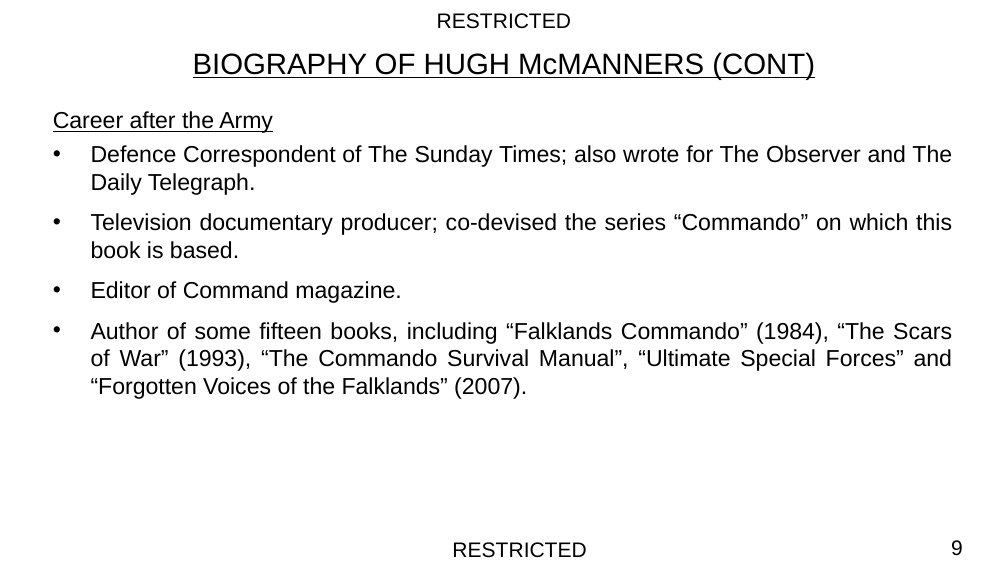
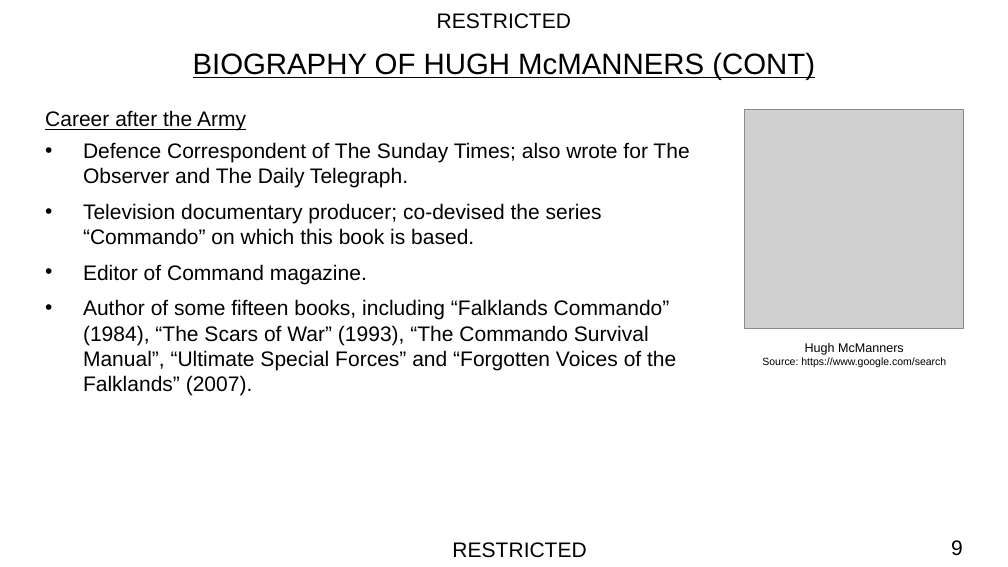
Before and after one commit to kwesijohnson25-star/Comfort-Osei, a slide deck: slide 9 of PPT_Review_of_Commando_Winning_the_Green_Beret.pptx. Drawn at 1008x567 pixels with LibreOffice and Linux fonts; fonts in the diff are those of the drawing; grey boxes stand for pictures; background and template pictures are left out. Boxes give left, top, right and bottom in pixels: in the first picture for what was removed or moved away, otherwise in the second. Text is boxed around its words. In the diff, an @@ line names an element or a change of style, - is before the commit and + after.

```diff
--- a/PPT_Review_of_Commando_Winning_the_Green_Beret.pptx
+++ b/PPT_Review_of_Commando_Winning_the_Green_Beret.pptx
@@ text "Career after the Army": place and size @@
-text "Career after the Army" at [53, 111, 952, 399]
+text "Career after the Army" at [45, 110, 689, 395]
@@ text "Career after the Army" at [45, 110, 689, 395]: size 22 to 20 pt; alignment justified to left; less space between paragraphs @@
@@ picture added at [745, 110, 964, 329] @@
@@ text added at [762, 343, 946, 367], 10 pt, text #000000 @@
+Hugh McManners
+Source: https://www.google.com/search
```
Also in this commit, not shown: 1 other slide changed, 2 slides added.
